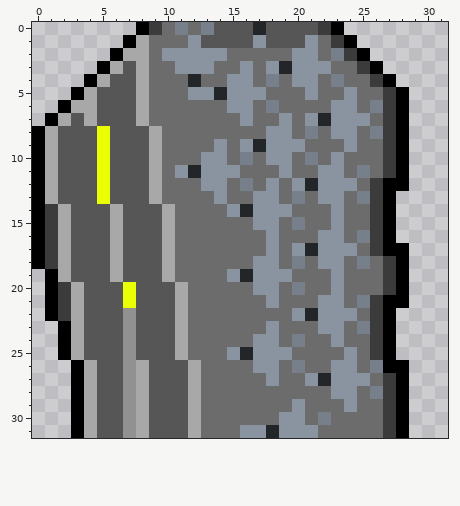
Edited in one commit: pixel-art sprite (public/image/Carrier middle1.png). The picture above was drawn from the file before the commit.
The file is 32x32 pixels.
Now the later version:
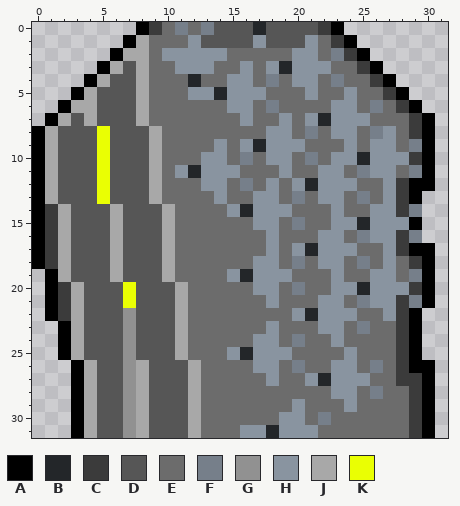
Palette (. is transparent): A #000000  B #232629  C #3b3b3b  D #565656  E #6c6c6c  F #767f8a  G #919191  H #8994a0  J #a8a8a8  K #eaff03
Diff:
Changed rows in their new state; - is an unchanged pixel.
first column x 24:
 6 ---ECA-
 7 ---EECA
 8 ---HECA
 9 --HHEFA
10 HBHHHCA
11 --HHEFA
12 --EHCAA
13 --EHCA-
14 --HHCF-
15 HBHHHA-
16 --HHCF-
17 --EHCAA
18 ---HECA
19 --HHEFA
20 HBHHHCA
21 --HHCFA
22 --EHCA-
23 --EECA-
24 --EECA-
25 --EECA-
26 ---ECAA
27 ---ECCA
28 ---EECA
29 ---EECA
30 ---EECA
31 ---EECA
